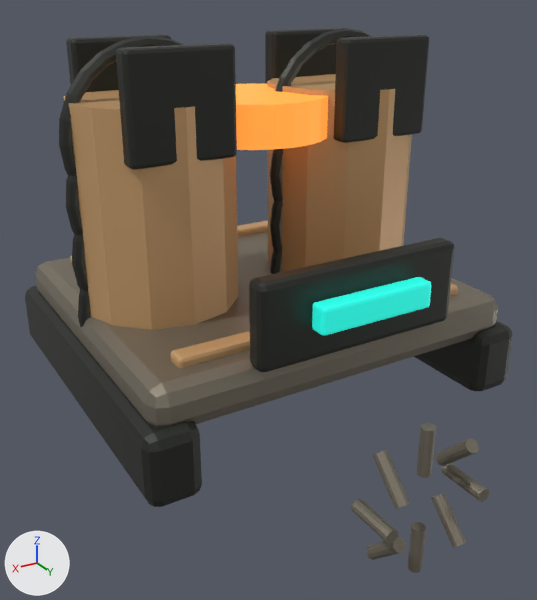
Renders of the Blender file assets/models/source/buildings/factions/drift_power.blend from each side of a commit.
Camera for both pictures: a camera (50 mm lens) standing at (1.49, 2.6, 1.61) and looking at (0.08, 0.25, 0.43). The axes (+X, +Y, +Z) are drawn at lower left. The lights are the same throughout. The first picture is the older version.

The older version as bpy lines, for what is in view:
```python
ob_bolted_control_panel = bpy.data.objects.new('Bolted control panel', me_cube_021)
ob_bolted_control_panel.parent = ob_solarit___drift___power
ob_bolted_control_panel.location = (0.0, 0.718, 0.58)
ob_field_radiator_louver = bpy.data.objects.new('Field radiator louver', me_cube_017)
ob_field_radiator_louver.parent = ob_solarit___drift___power
ob_field_radiator_louver.location = (-0.43, -0.26, 1.22)
ob_field_radiator_louver_001 = bpy.data.objects.new('Field radiator louver.001', me_cube_018)
ob_field_radiator_louver_001.parent = ob_solarit___drift___power
ob_field_radiator_louver_001.location = (-0.43, 0.26, 1.22)
ob_field_radiator_louver_002 = bpy.data.objects.new('Field radiator louver.002', me_cube_019)
ob_field_radiator_louver_002.parent = ob_solarit___drift___power
ob_field_radiator_louver_002.location = (0.43, -0.26, 1.22)
ob_field_radiator_louver_003 = bpy.data.objects.new('Field radiator louver.003', me_cube_020)
ob_field_radiator_louver_003.parent = ob_solarit___drift___power
ob_field_radiator_louver_003.location = (0.43, 0.26, 1.22)
ob_flywheel_spoke = bpy.data.objects.new('Flywheel spoke', me_cylinder_023)
ob_flywheel_spoke.parent = ob_reactorrotor
ob_flywheel_spoke.location = (0.2, 1.12, 0.0)
ob_flywheel_spoke.rotation_euler = (1.571, 0.0, 0.0)  # degrees (90, 0, 0)
ob_generator_reinforcing_band_007 = bpy.data.objects.new('Generator reinforcing band.007', me_torus_007)
ob_generator_reinforcing_band_007.parent = ob_solarit___drift___power
ob_generator_reinforcing_band_007.location = (0.43, 0.0, 1.08)
ob_generator_reinforcing_band_007.rotation_euler = (1.571, 0.0, 0.0)  # degrees (90, 0, 0)
ob_replaceable_skid_rail = bpy.data.objects.new('Replaceable skid rail', me_cube_011)
ob_replaceable_skid_rail.parent = ob_solarit___drift___power
ob_replaceable_skid_rail.location = (-0.718, 0.0, 0.16)
ob_replaceable_skid_rail_001 = bpy.data.objects.new('Replaceable skid rail.001', me_cube_012)
ob_replaceable_skid_rail_001.parent = ob_solarit___drift___power
ob_replaceable_skid_rail_001.location = (0.718, 0.0, 0.16)
# also in view: 'Modular pallet deck' at (0.0, 0.0, 0.34); 'Exposed impulse flywheel' at (0.0, 0.0, 1.12); 'Flywheel spoke.004' at (-0.2, 1.12, 0.0); 'Flywheel spoke.005' at (-0.14, 1.12, -0.14); 'Flywheel spoke.002' at (0.0, 1.12, 0.2)
```
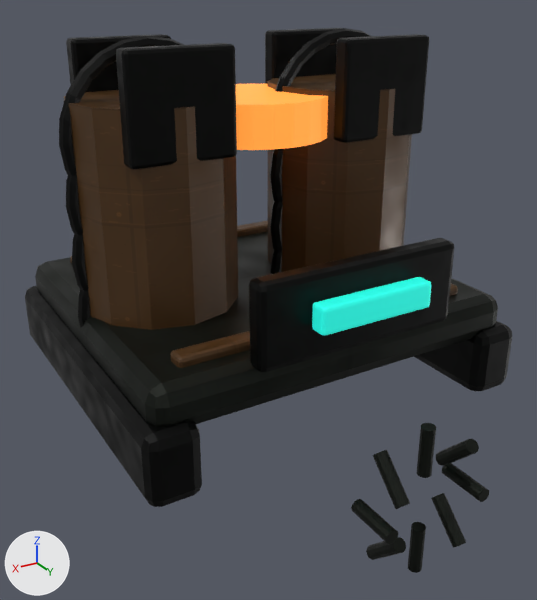
What changed in the scene script:
```text
Add img_ceramic_normal_png:
    img_ceramic_normal_png = load_image('ceramic_normal.png', '../../../textures/industrial/ceramic_normal.png', 512, 512, 'Non-Color')
Add img_factions_drift_armor_light_ceramic_albedo_png:
    img_factions_drift_armor_light_ceramic_albedo_png = load_image('factions_drift_armor_light_ceramic_albedo.png', '../../../textures/industrial/factions/drift/factions_drift_armor_light_ceramic_albedo.png', 512, 512, 'sRGB')
Add img_ceramic_roughness_png:
    img_ceramic_roughness_png = load_image('ceramic_roughness.png', '../../../textures/industrial/ceramic_roughness.png', 512, 512, 'Non-Color')
Add img_steel_roughness_png:
    img_steel_roughness_png = load_image('steel_roughness.png', '../../../textures/industrial/steel_roughness.png', 512, 512, 'Non-Color')
Add img_factions_drift_steel_steel_albedo_png:
    img_factions_drift_steel_steel_albedo_png = load_image('factions_drift_steel_steel_albedo.png', '../../../textures/industrial/factions/drift/factions_drift_steel_steel_albedo.png', 512, 512, 'sRGB')
Add img_steel_normal_png:
    img_steel_normal_png = load_image('steel_normal.png', '../../../textures/industrial/steel_normal.png', 512, 512, 'Non-Color')
Add img_factions_drift_dark_graphite_albedo_png:
    img_factions_drift_dark_graphite_albedo_png = load_image('factions_drift_dark_graphite_albedo.png', '../../../textures/industrial/factions/drift/factions_drift_dark_graphite_albedo.png', 512, 512, 'sRGB')
Add img_graphite_normal_png:
    img_graphite_normal_png = load_image('graphite_normal.png', '../../../textures/industrial/graphite_normal.png', 512, 512, 'Non-Color')
Add img_graphite_roughness_png:
    img_graphite_roughness_png = load_image('graphite_roughness.png', '../../../textures/industrial/graphite_roughness.png', 512, 512, 'Non-Color')
Change mat_drift___dark_001:
    remove # nodes: BsdfPrincipled, OutputMaterial
    remove # colours: dark grey #3c3e3a
    nodes: BsdfPrincipled, NormalMap, OutputMaterial, TexImage x3
    uses the picture img_factions_drift_dark_graphite_albedo_png
    uses the picture img_graphite_normal_png
    uses the picture img_graphite_roughness_png
Change mat_drift___steel_001:
    remove # nodes: BsdfPrincipled, OutputMaterial
    remove # colours: grey #8b8476
    nodes: BsdfPrincipled, NormalMap, OutputMaterial, TexImage x3
    uses the picture img_factions_drift_steel_steel_albedo_png
    uses the picture img_steel_normal_png
    uses the picture img_steel_roughness_png
Change mat_drift___light_001:
    remove # nodes: BsdfPrincipled, OutputMaterial
    remove # colours: brown #cea473
    nodes: BsdfPrincipled, NormalMap, OutputMaterial, TexImage x3
    uses the picture img_ceramic_normal_png
    uses the picture img_ceramic_roughness_png
    uses the picture img_factions_drift_armor_light_ceramic_albedo_png
```

Location of each change, [x1, y1, x2, y2] in pixels of the pictures (537 x 600 px):
'Combustion generator can.001', surface changed (darker): [64, 90, 238, 330] in both
'Modular pallet deck', surface changed (darker): [35, 231, 498, 427] in both
'Combustion generator can', surface changed (darker): [267, 74, 412, 272] in both
'Bolted control panel', surface changed (darker): [249, 239, 454, 372] in both
'Field radiator louver.003', surface changed (darker): [116, 43, 237, 170] in both
'Replaceable skid rail.001', surface changed (darker): [25, 286, 202, 507] in both
'Field radiator louver.001', surface changed (darker): [334, 34, 429, 143] in both
'Replaceable skid rail', surface changed: [414, 321, 512, 391] in both
'Field radiator louver', surface changed (darker): [265, 28, 342, 84] in both
'Generator reinforcing band.007', surface changed: [59, 36, 184, 176] in both
'Field radiator louver.002', surface changed (darker): [67, 34, 171, 92] in both
'Bolt-on edge rail.001', surface changed: [170, 283, 458, 368] in both
'Generator reinforcing band.003', surface changed: [275, 28, 370, 150] in both
'Flywheel spoke.001', surface changed (grey to black): [373, 450, 410, 509] in both
'Flywheel spoke', surface changed (grey to black): [351, 499, 398, 544] in both
'Flywheel spoke.002', surface changed (darker): [416, 423, 436, 478] in both
'Flywheel spoke.005', surface changed (darker): [431, 493, 466, 548] in both
'Flywheel spoke.004', surface changed (darker): [442, 463, 489, 502] in both
'Flywheel spoke.006', surface changed (darker): [408, 522, 426, 573] in both
'Generator reinforcing band.006', surface changed (darker): [66, 175, 83, 235] in both
'Flywheel spoke.003', surface changed (darker): [436, 439, 479, 466] in both
'Generator reinforcing band.005', surface changed (darker): [72, 234, 88, 291] in both
'Generator reinforcing band.002', surface changed: [270, 149, 283, 202] in both
'Flywheel spoke.007', surface changed (grey to black): [366, 537, 406, 560] in both
'Generator reinforcing band.001', surface changed: [270, 201, 283, 252] in both
'Bolt-on edge rail', surface changed: [70, 220, 268, 264] in both
'Generator reinforcing band.004', surface changed (darker): [78, 290, 90, 327] in both
'Generator reinforcing band', surface changed (darker): [270, 250, 282, 274] in both
